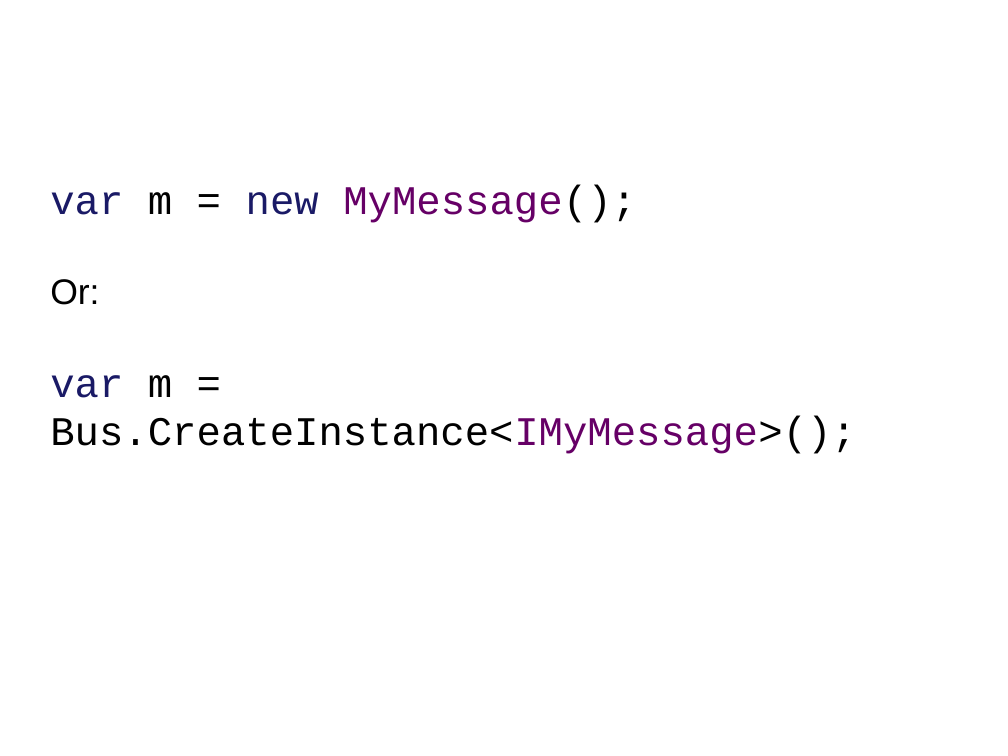
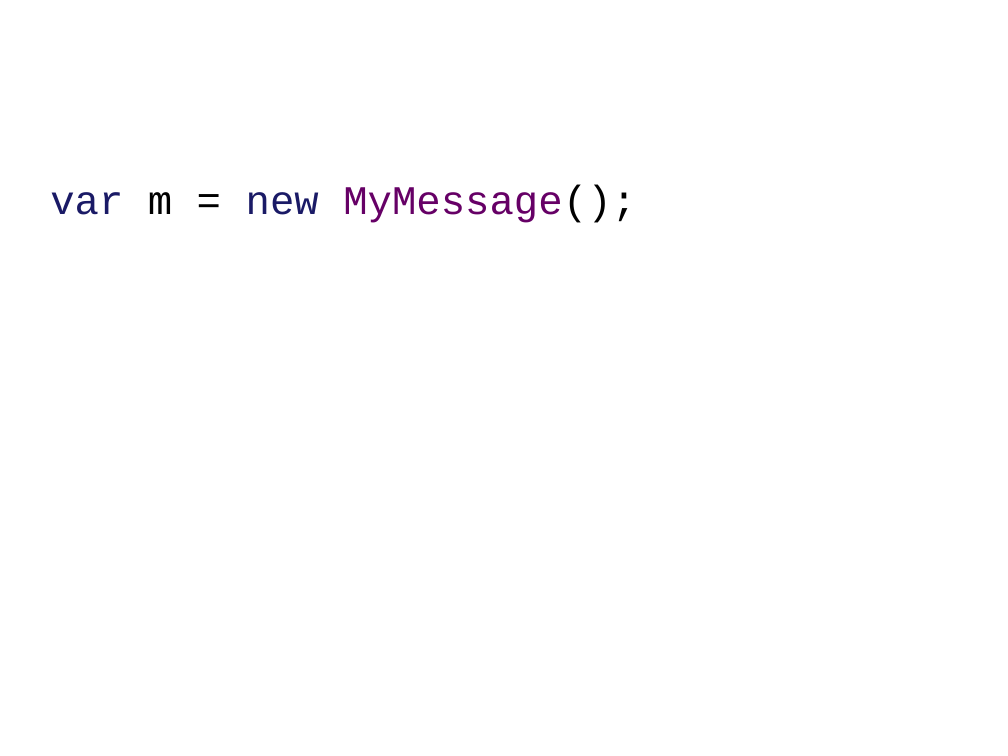
Before and after one commit to Particular/Course.Slides, a slide deck: slide 10 of EnterpriseDevelopmentWithNServiceBus.pptx. Drawn at 1008x756 pixels with LibreOffice and Linux fonts; fonts in the diff are those of the drawing; background and template pictures are left out. Boxes give left, top, right and bottom in pixels: in the first picture for what was removed or moved away, otherwise in the second. Text is boxed around its words. In the diff, an @@ line names an element or a change of style, - is before the commit and + after.

```diff
--- a/EnterpriseDevelopmentWithNServiceBus.pptx
+++ b/EnterpriseDevelopmentWithNServiceBus.pptx
@@ text at [50, 279, 856, 454]: paragraphs removed @@
-Or:
-var m = Bus.CreateInstance<IMyMessage>();
```
Also in this commit, not shown: 4 other slides changed, 1 other file.
